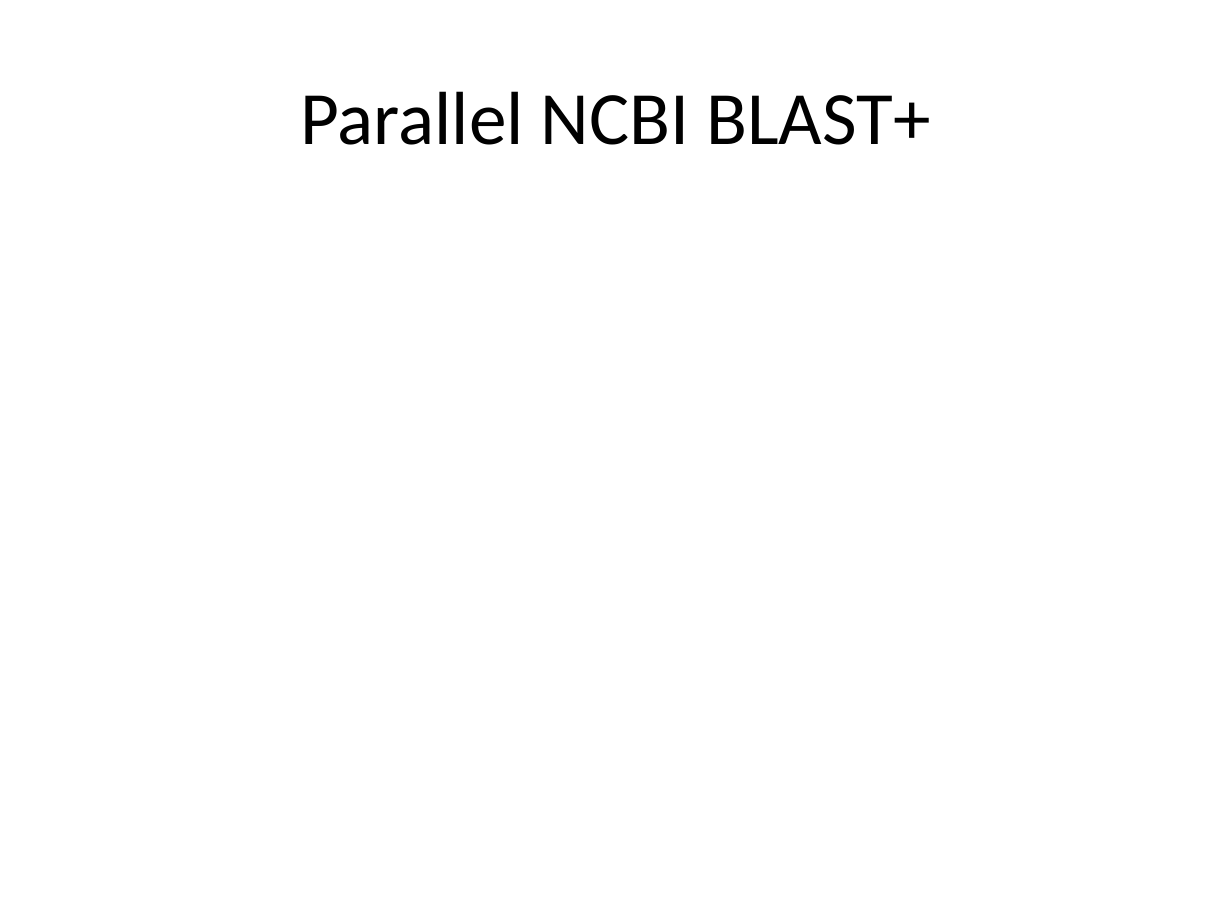
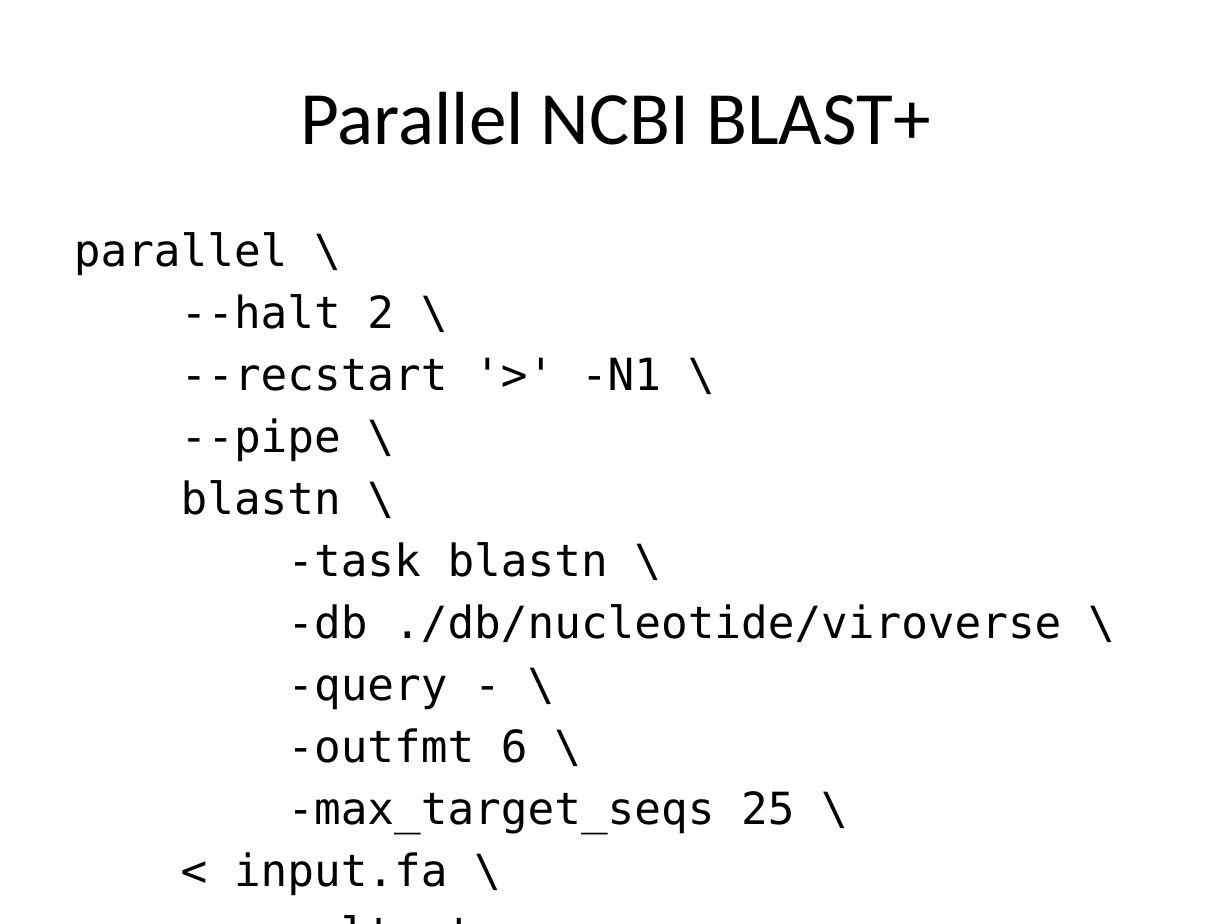
Before and after one commit to tsibley/Workflows-and-Parallel-Processing, a slide deck: slide 35 of CBG-2014-05-06.pptx (slide 27 before the commit). Drawn at 1232x924 pixels with LibreOffice and Linux fonts; fonts in the diff are those of the drawing. Boxes give left, top, right and bottom in pixels: in the first picture for what was removed or moved away, otherwise in the second. Text is boxed around its words. In the diff, an @@ line names an element or a change of style, - is before the commit and + after.

```diff
--- a/CBG-2014-05-06.pptx
+++ b/CBG-2014-05-06.pptx
@@ text added at (74, 232, 1061, 896), 25.9 pt, text #000000 @@
+parallel \
+--halt 2 \
+--recstart '>' -N1 \
+--pipe \
+blastn \
+-task blastn \
+-db ./db/nucleotide/viroverse \
+-query - \
+-outfmt 6 \
+-max_target_seqs 25 \
+< input.fa \
+> results.tsv
```
Also in this commit, not shown: 2 other slides changed, 15 slides added, 1 slide removed.
